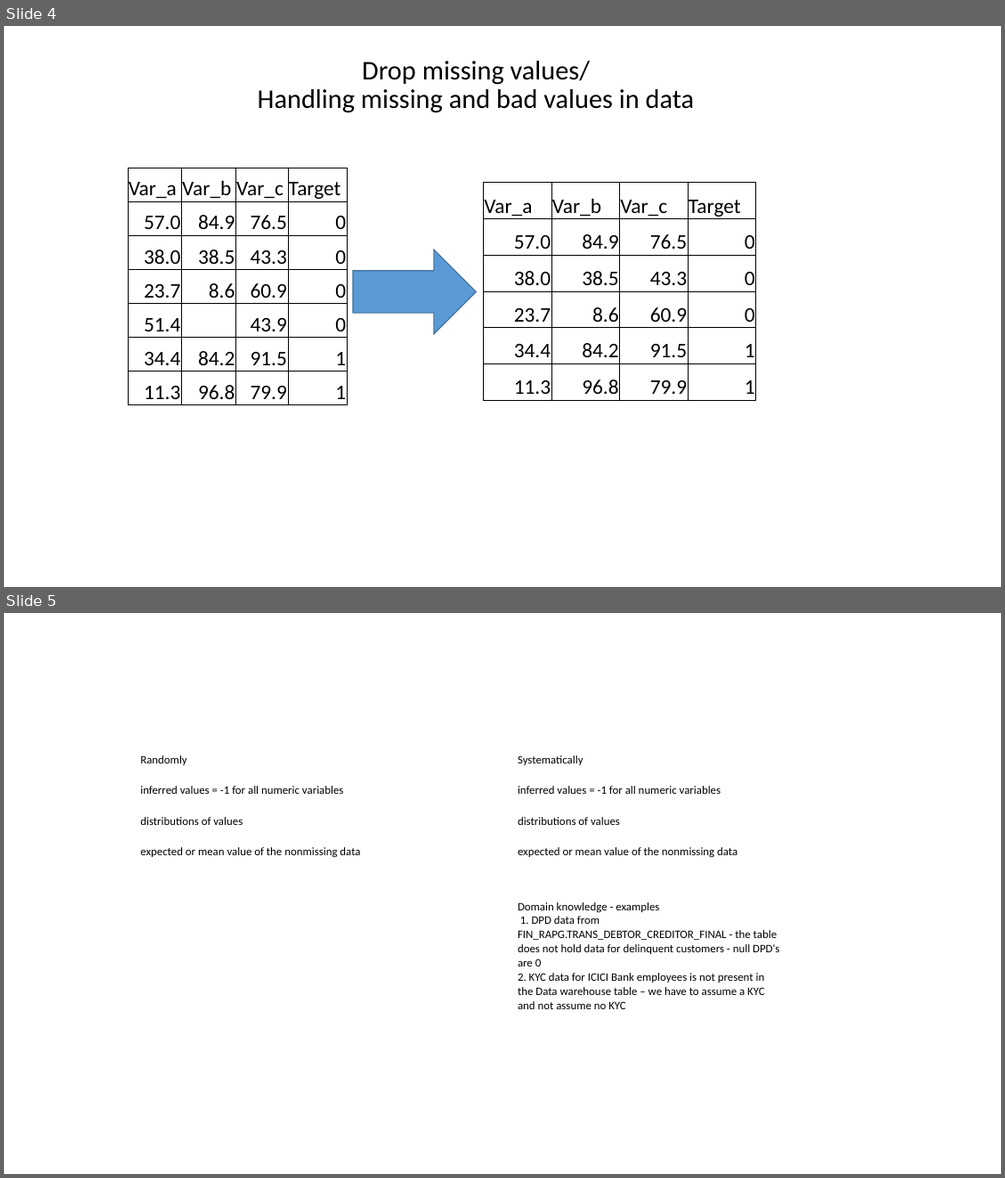
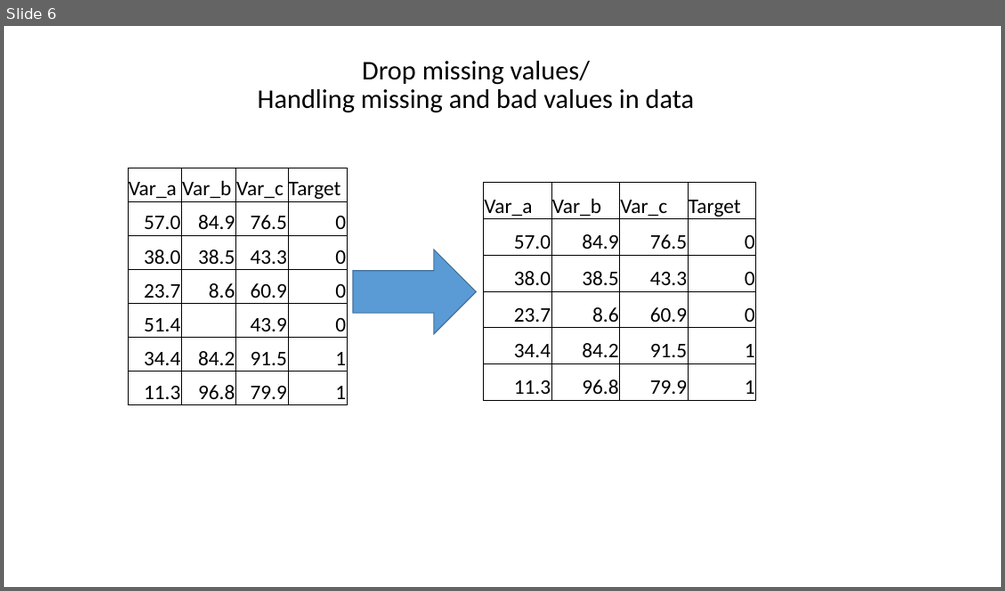
Before and after one commit to Vishnu1183/Data-Science-Tutorials, a slide deck: Vishnu-vtreat.pptx. Shown one above the other, each under a label of ours: slides 4 and 5 before the commit, slide 6 after it. The pictures are 1005x1178 and 1005x591 pixels, drawn with LibreOffice and Linux fonts; fonts in the diff are those of the drawing. Boxes give left, top, right and bottom in pixels: in the first picture for what was removed or moved away, otherwise in the second. Text is boxed around its words. In the diff, an @@ line names an element or a change of style, - is before the commit and + after.

```diff
--- a/Vishnu-vtreat.pptx
+++ b/Vishnu-vtreat.pptx
@@ slide 5 removed at bbox=[4, 613, 1001, 1174], background #FFFFFF @@
@@ table removed at bbox=[140, 737, 783, 1013], 5 rows, 4 columns @@
-Randomly |  |  | Systematically
-inferred values = -1 for all numeric variables |  |  | inferred values = -1 for all numeric variables
-distributions of values |  |  | distributions of values
-expected or mean value of the nonmissing data |  |  | expected or mean value of the nonmissing data
- |  |  | Domain knowledge - examples 1. DPD data from FIN_RAPG.TRANS_DEBTOR_CREDITOR_FINAL - the table does not hold data for delinquent customers - null DPD's are 0 / 2. KYC data for ICICI Bank employees is not present in the Data warehouse table – we have to assume a KYC and not assume no KYC
@@ what was slide 4 is now slide 6 @@
```
Also in this commit, not shown: 2 slides changed, 12 slides added, 1 other slide removed, 1 other file.
